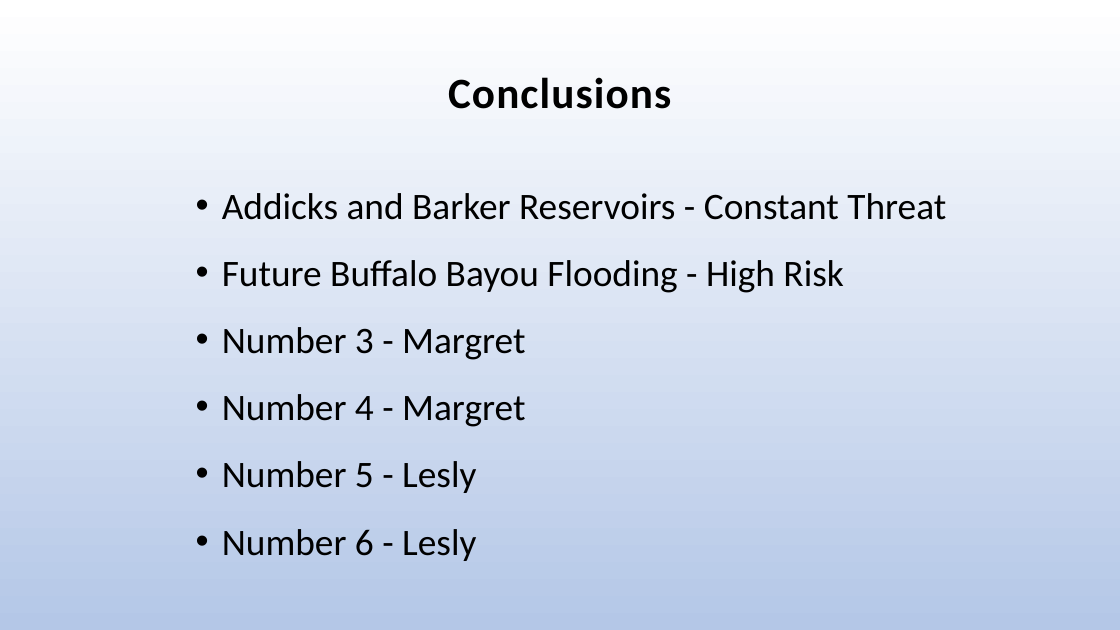
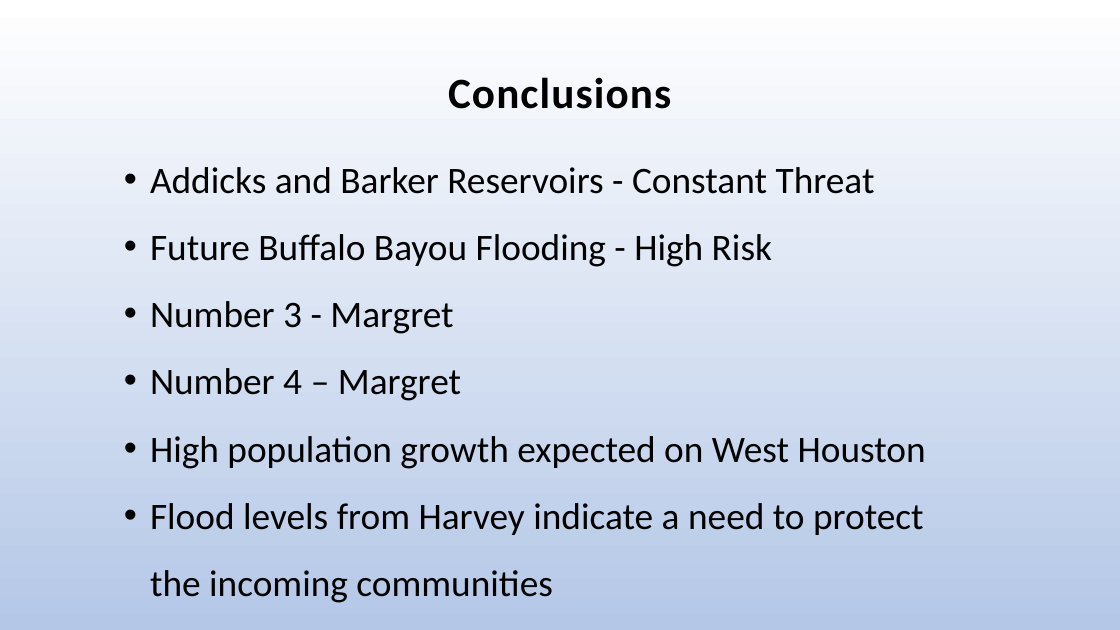
Before and after one commit to Margsaniel/htxemergencycoders, a slide deck: slide 12 of reports/presentation_FINAL.pptx. Drawn at 1120x630 pixels with LibreOffice and Linux fonts; fonts in the diff are those of the drawing. Boxes give left, top, right and bottom in pixels: in the first picture for what was removed or moved away, otherwise in the second. Text is boxed around its words. In the diff, an @@ line names an element or a change of style, - is before the commit and + after.

```diff
--- a/reports/presentation_FINAL.pptx
+++ b/reports/presentation_FINAL.pptx
@@ text "Addicks and Barker Reservoirs - ...": place and size @@
-text "Addicks and Barker Reservoirs - ..." at bbox=[222, 193, 946, 561]
+text "Addicks and Barker Reservoirs - ..." at bbox=[150, 167, 926, 603]
@@ text at bbox=[150, 368, 926, 603]: text changed @@
-• Number 4 - Margret
-• Number 5 - Lesly
-• Number 6 - Lesly
+• Number 4 – Margret
+• High population growth expected on West Houston
+• Flood levels from Harvey indicate a need to protect the incoming communities
```
Also in this commit, not shown: 1 other slide changed.
